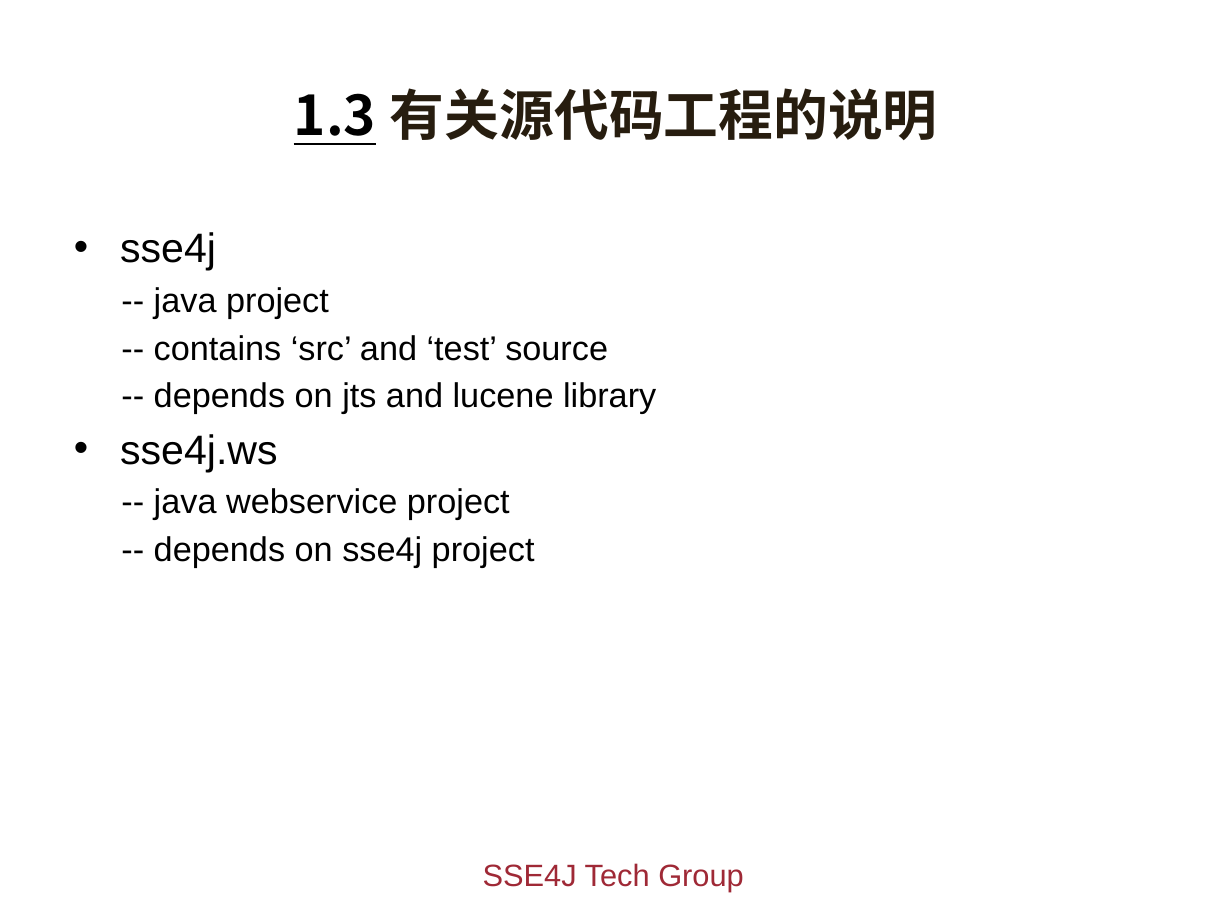
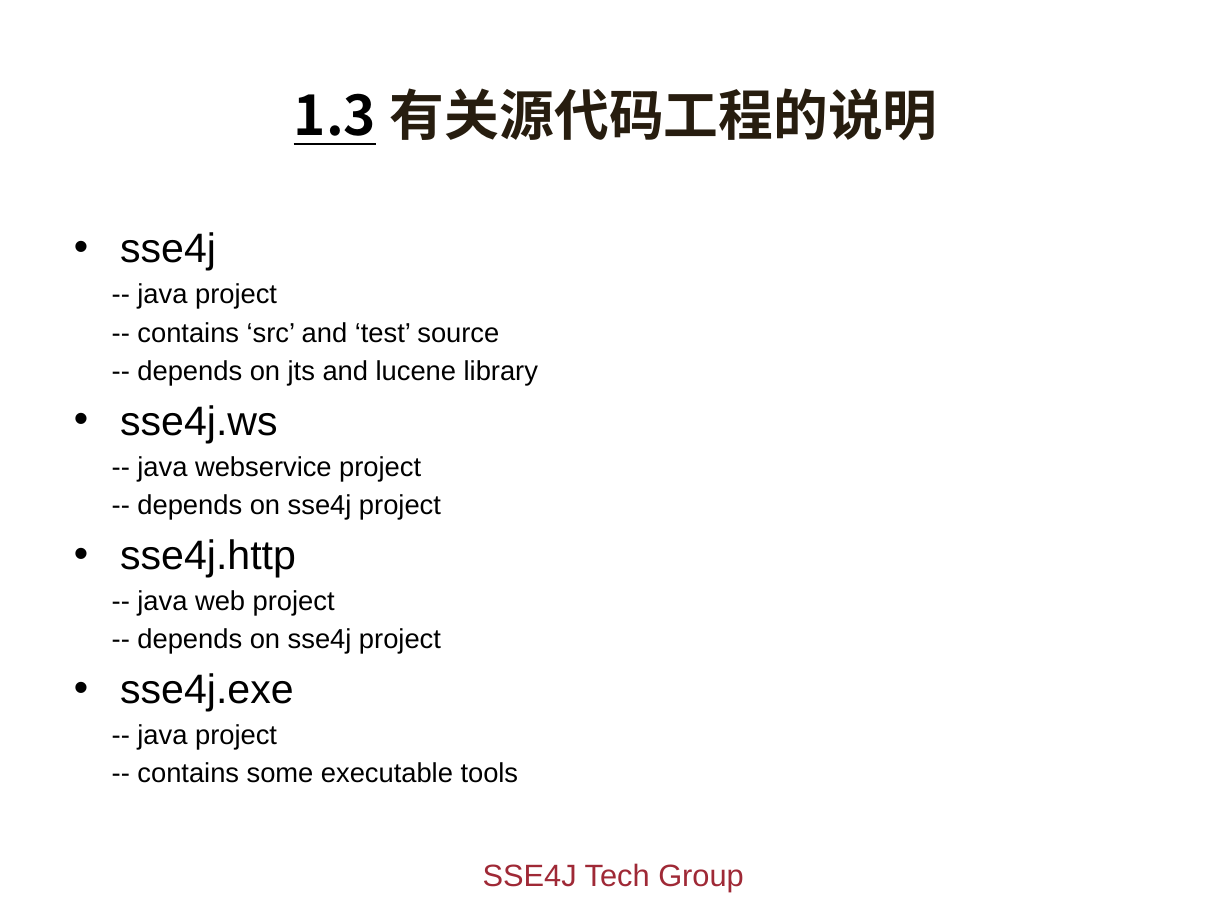
Before and after one commit to giszh86/sse4j, a slide deck: slide 6 of doc/sse4j.pptx. Drawn at 1232x924 pixels with LibreOffice and Linux fonts; fonts in the diff are those of the drawing; background and template pictures are left out. Boxes give left, top, right and bottom in pixels: in the first picture for what was removed or moved away, otherwise in the second. Text is boxed around its words. In the diff, an @@ line names an element or a change of style, - is before the commit and + after.

```diff
--- a/doc/sse4j.pptx
+++ b/doc/sse4j.pptx
@@ text at [137, 283, 538, 520]: size 20 to 16 pt in "-- java project", "-- contains ‘src’ and ‘test’ source", "-- depends on jts and lucene library", "-- java webservice project" and 1 more places @@
@@ text at [120, 539, 519, 783]: paragraphs added @@
+• sse4j.http
+-- java web project
+-- depends on sse4j project
+• sse4j.exe
+-- java project
+-- contains some executable tools
```
Also in this commit, not shown: 2 other slides changed.
